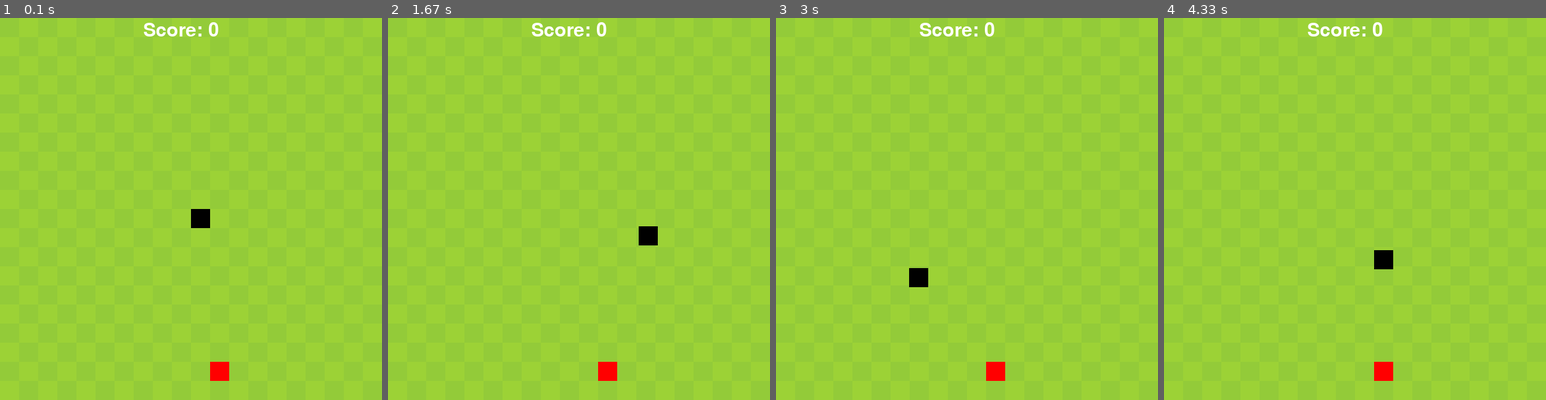
Above: before the commit, frames 1-4 (left to right).
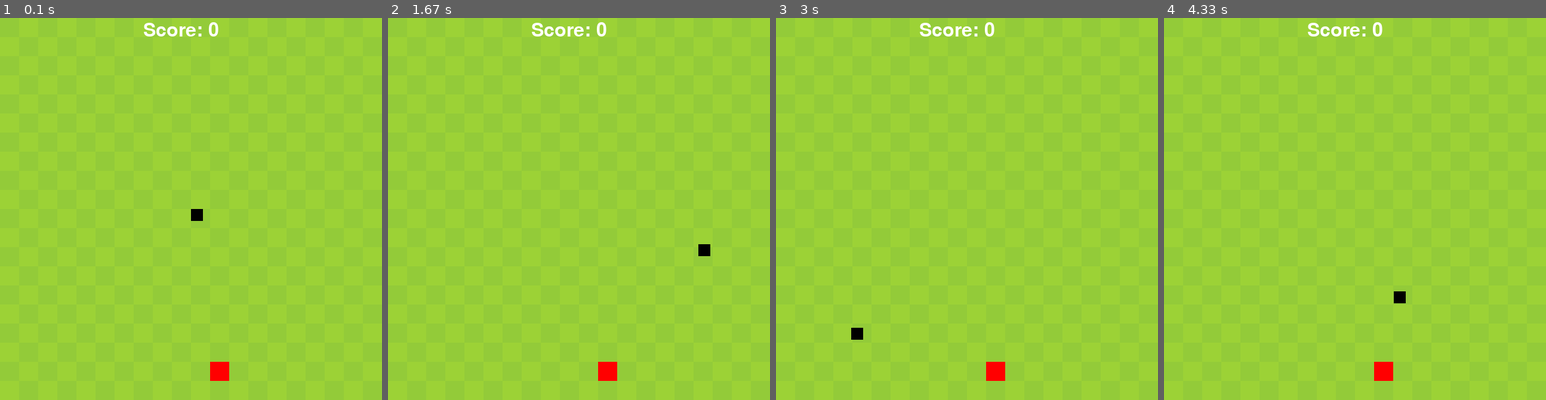
Above: after the commit, the same moments.

Repository: RichieSolo/PyGame-Snake
Game: pygame game, started from Snake Game.py
Same seed, same stepped clock (60 frames per second), same inputs: the game is played once before the commit and once after it.
Inputs:
- Up to frame 1 (0.1 s): no input
- Up to frame 2 (1.67 s): hold D 0.33-0.8 s; hold W 0.83-1.13 s; hold S 1.17-1.63 s
- Up to frame 3 (3 s): hold A 1.67-2.2 s; hold S 2.23-2.53 s; hold A 2.57-2.97 s
- Up to frame 4 (4.33 s): hold W 3-3.37 s; hold D 3.4-4.03 s; hold S from 4.07 s (still down)

The runs differ from the first frame. In frame 1, 0.2% of the frame differs, in the area x 50-55%, y 50-55%; in frame 2, 0.3%, in the area x 65-85%, y 54-63%; in frame 3, 0.3%; in frame 4, 0.3%.

Commit message:
A few ideas
Made class for snake also changed snake size smaller. The snake gets daster everytime it eats food lol you die if you touch the sides. Try it out!

Diff:
--- a/Snake Game.py
+++ b/Snake Game.py
@@ -2,7 +2,9 @@
 import random
 import math
 
-#Constants
+from snake import Snake
+
+# Constants
 width = 640
 height = 640
 pixels = 32
@@ -13,27 +15,21 @@
 text_x_coord = 240
 text_y_coord = 5
 
-#Colors
+# Colors
 BG1 = (156, 210, 54)
 BG2 = (147, 203, 57)
 
-#Player Specifications
-player_pos_x = 640 / 2
-player_pos_y = 640 / 2
-player_vel_x = 0
-player_vel_y = 0
-movement_speed = 200
-
-#Food Specifications
+# Food Specifications
 food_pos_x = random.randrange(0, 640 - pixels, 32)
 food_pos_y = random.randrange(0, 640 - pixels, 32)
 
-#Pygame Setup
+# Pygame Setup
 pygame.init()
 running = True
 dt = 0
+snake = Snake()  # Create Snake instance
 
-#Draw Background
+# Draw Background
 def draw(screen):
     screen.fill(BG1)
     counter = 0
@@ -45,78 +41,75 @@
                 continue
             counter += 1
 
-#Draw Scoreboard
+# Draw Scoreboard
 def draw_score(text_x_coord, text_y_coord):
     font = pygame.font.Font("freesansbold.ttf", 32)
     score = font.render("Score: " + str(score_value), True, (255, 255, 255))
     screen.blit(score, (text_x_coord, text_y_coord))
 
-#Draw/Randomize Food spawn
+# Draw/Randomize Food spawn
 def spawn_food(food_pos_x, food_pos_y):
     pygame.draw.rect(screen, "red", [(food_pos_x, food_pos_y), (32, 32)])
 
-#Game program loop -----------------------------------------------------------------------------------------
+# Game program loop
 while running:
     for event in pygame.event.get():
         if event.type == pygame.QUIT:
             running = False
 
- #Draw Background
+    # Draw Background
     draw(screen)
 
-#Draw Player Snake
-    player_head = pygame.draw.rect(screen, "black", [(player_pos_x, player_pos_y), (32,32)])
+    # Draw Player Snake
+    player_head = pygame.draw.rect(screen, "black", [(snake.x, snake.y), (20, 20)])
 
- #Movement
+    # Movement
     keys = pygame.key.get_pressed()
     if keys[pygame.K_w]:
-        player_vel_x = 0
-        player_vel_y = -movement_speed * dt
-        current_direction = "UP"
+        snake.vel_x = 0
+        snake.vel_y = -snake.movement_speed * dt
     if keys[pygame.K_s]:
-        player_vel_x = 0
-        player_vel_y = movement_speed * dt
-        current_direction = "DOWN"
+        snake.vel_x = 0
+        snake.vel_y = snake.movement_speed * dt
     if keys[pygame.K_a]:
-        player_vel_y = 0
-        player_vel_x = -movement_speed * dt
-        current_direction = "LEFT"
+        snake.vel_y = 0
+        snake.vel_x = -snake.movement_speed * dt
     if keys[pygame.K_d]:
-        player_vel_y = 0
-        player_vel_x = movement_speed * dt
-        current_direction = "RIGHT"
-#Movement Update(s)
-    player_pos_x += player_vel_x
-    player_pos_y += player_vel_y
+        snake.vel_y = 0
+        snake.vel_x = snake.movement_speed * dt
 
-#Boundaries
-    if(player_pos_x <= 0):
-        player_pos_x = 0
-    elif(player_pos_x >= 608):
-        player_pos_x = 608
+    # Movement Updates
+    snake.x += snake.vel_x
+    snake.y += snake.vel_y
 
-    if(player_pos_y <= 0):
-        player_pos_y = 0
-    elif(player_pos_y >= 608):
-        player_pos_y = 608
 
-#Food
+    # Boundaries
+    if snake.x <= 0:
+        pygame.quit()
+    elif snake.x >= 632:
+        pygame.quit()
+    if snake.y <= 0:
+        pygame.quit()
+    elif snake.y >= 640:
+        pygame.quit()
+
+    # Food
     spawn_food(food_pos_x, food_pos_y)
-    distance_head_food = math.sqrt(pow(food_pos_x - player_pos_x, 2) + pow(food_pos_y - player_pos_y, 2))
-    if distance_head_food < 10:
+    distance_head_food = math.sqrt((food_pos_x - snake.x) ** 2 + (food_pos_y - snake.y) ** 2)
+    if distance_head_food < 30:
         score_value += 1
-        draw(screen)
         food_pos_x = random.randrange(0, 640 - pixels, 32)
         food_pos_y = random.randrange(0, 640 - pixels, 32)
         spawn_food(food_pos_x, food_pos_y)
+        snake.movement_speed += 10
 
-#Scoreboard
+    # Scoreboard
     draw_score(text_x_coord, text_y_coord)
 
-#Update Screen
+    # Update Screen
     pygame.display.flip()
 
-#Delta Time
+    # Delta Time
     dt = clock.tick(60) / 1000
 
 pygame.quit()
--- /dev/null
+++ b/snake.py
@@ -0,0 +1,8 @@
+class Snake:
+    def __init__(self):
+        self.size = 20
+        self.x = 640/2
+        self.y = 640/2
+        self.vel_x = 0
+        self.vel_y = 0
+        self.movement_speed = 400
